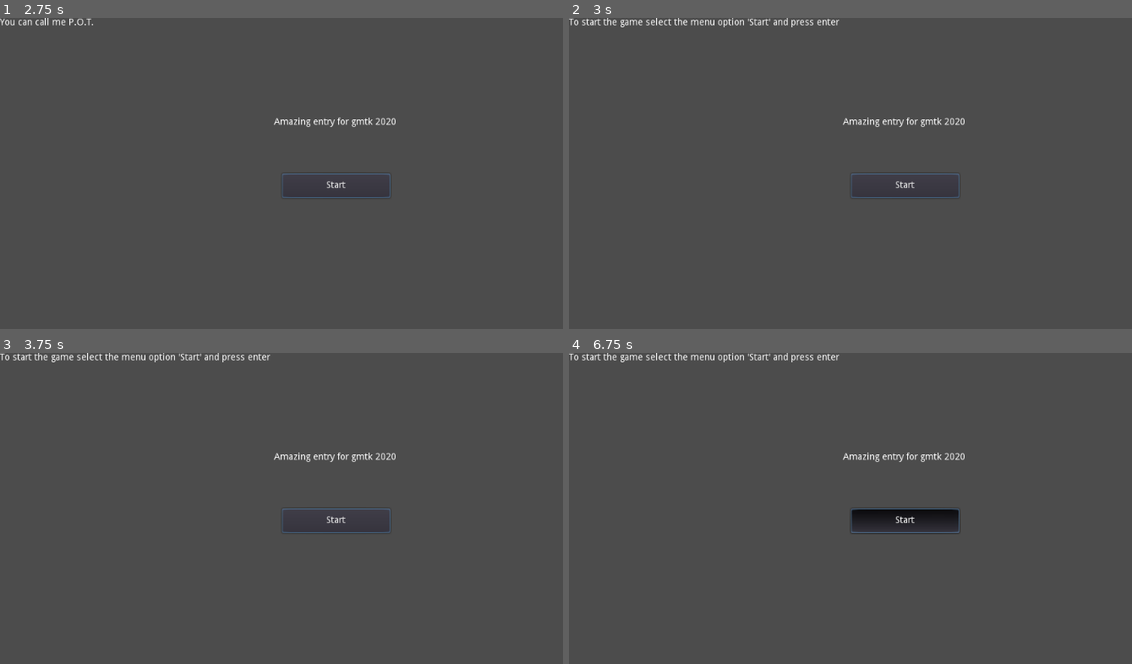
Above: before the commit, frames 1-4 (two rows, left to right).
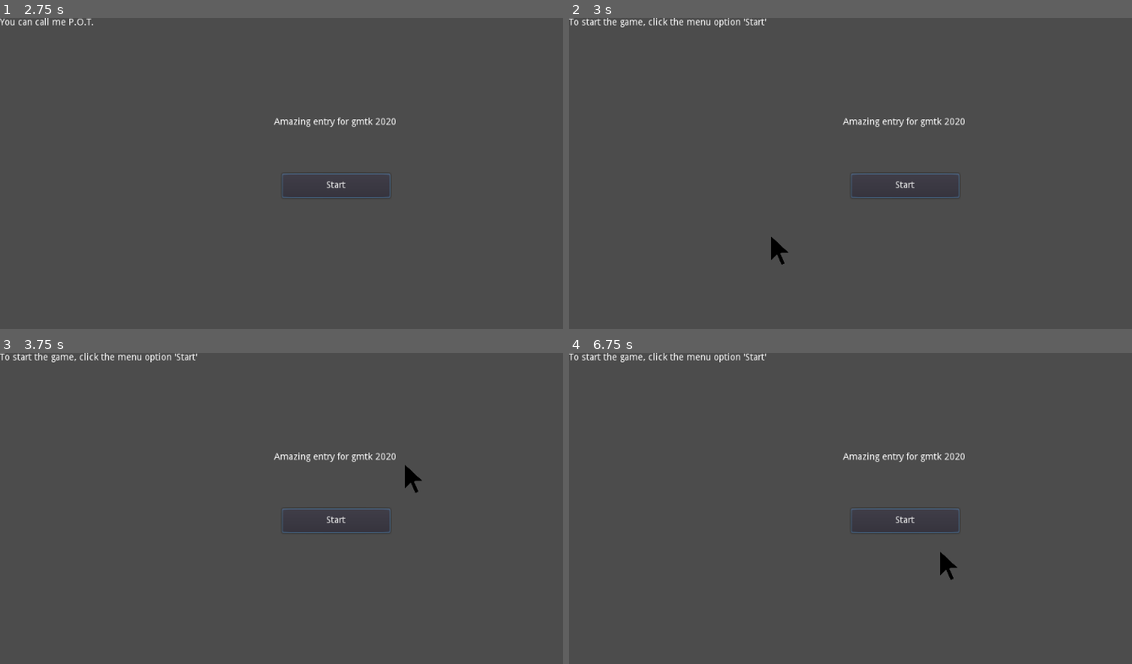
Above: after the commit, the same moments.

Repository: grunkgrunk/gmtk-2020
Game: Godot game, scene res://world.tscn
Two runs of this game, one before a commit and one after it. Both use one fixed random seed, a clock stepped at 60 frames per second and the inputs below. The engine's default icon, where the game draws it, is replaced by a stand-in: a white triangle on a blue panel in a dark square.
Inputs (mouse positions are in pixels of both pictures, inside the frame that each line leads up to):
- Up to frame 1 (2.75 s): click "Start" at 0.5 s; click "Start" at 1.25 s; tap Enter (ui_accept, bound only before the commit) at 2 s; move the mouse to (484, 195) at 2.02 s; hold Right (ui_right) from 2.03 s (still down); hold Enter (ui_accept, bound only before the commit) from 2.03 s (still down)
- Up to frame 2 (3 s): keep holding Right (ui_right); move the mouse to (771, 235) at 2.77 s; release Enter (ui_accept, bound only before the commit) at 2.78 s; tap Enter (ui_accept, bound only before the commit) at 2.85 s
- Up to frame 3 (3.75 s): tap Enter (ui_accept, bound only before the commit) at 3.02, 3.32, 3.5 s; move the mouse to (405, 464) at 3.52 s; release Right (ui_right) at 3.53 s; hold Left (ui_left) from 3.53 s (still down); hold Enter (ui_accept, bound only before the commit) from 3.53 s (still down)
- Up to frame 4 (6.75 s): move the mouse to (873, 629) at 4.27 s; release Left (ui_left) at 4.28 s; release Enter (ui_accept, bound only before the commit) at 4.28 s; hold Right (ui_right) 4.28-5.78 s; tap Enter (ui_accept, bound only before the commit) at 4.35, 4.52, 4.82, 5, 5.85, 6.02, 6.32 s; move the mouse to (1109, 611) at 5.02 s; hold Enter (ui_accept, bound only before the commit) 5.03-5.78 s; move the mouse to (704, 492) at 5.77 s; hold Left (ui_left) 5.78-6.53 s; move the mouse to (940, 552) at 6.52 s; hold Right (ui_right) from 6.53 s (still down); hold Enter (ui_accept, bound only before the commit) from 6.53 s (still down)

Frame 1 is identical in both runs. In frame 2, 0.6% of the frame differs, in the area x 13-49%, y 0-80%; in frame 3, 0.6%; in frame 4, 1.4%, in the area x 13-70%, y 0-73%.
Error before the commit: Invalid get index '3' (on base: 'Array'). (res://tut.gd:17)

Commit message:
lots of stuff

Diff:
--- /dev/null
+++ b/game/G.gd
@@ -0,0 +1,4 @@
+extends Node
+
+
+var paused = true
--- a/game/cursor.gd
+++ b/game/cursor.gd
@@ -9,7 +9,6 @@
 # Called when the node enters the scene tree for the first time.
 func _ready():
 	#Input.set_mouse_mode(Input.MOUSE_MODE_CONFINED)
-	Input.set_mouse_mode(Input.MOUSE_MODE_HIDDEN)
 	pass # Replace with function body.
 
 
@@ -18,7 +17,7 @@
 	position = get_viewport().get_mouse_position()
 
 func left():
-	get_viewport().warp_mouse(Vector2(0,0))
+	pass
 
 func _input(event):
 	if Input.is_action_just_pressed("ui_accept"):
--- /dev/null
+++ b/game/mainGame.gd
@@ -0,0 +1,8 @@
+extends Node2D
+
+
+
+func _on_tut_play():
+
+	$player.playing = true
+	$player/Camera2D.current = true
--- /dev/null
+++ b/game/mainGame.tscn
@@ -0,0 +1,65 @@
+[gd_scene load_steps=8 format=2]
+
+[ext_resource path="res://atlas.png" type="Texture" id=1]
+[ext_resource path="res://icon.png" type="Texture" id=2]
+[ext_resource path="res://player.gd" type="Script" id=3]
+
+[sub_resource type="CapsuleShape2D" id=1]
+
+[sub_resource type="ConvexPolygonShape2D" id=2]
+points = PoolVector2Array( 0, 0, 32, 0, 32, 32, 0, 32 )
+
+[sub_resource type="TileSet" id=3]
+0/name = "atlas.png 0"
+0/texture = ExtResource( 1 )
+0/tex_offset = Vector2( 0, 0 )
+0/modulate = Color( 1, 1, 1, 1 )
+0/region = Rect2( 160, 94, 32, 32 )
+0/tile_mode = 0
+0/occluder_offset = Vector2( 0, 0 )
+0/navigation_offset = Vector2( 0, 0 )
+0/shape_offset = Vector2( 0, 0 )
+0/shape_transform = Transform2D( 1, 0, 0, 1, 0, 0 )
+0/shape = SubResource( 2 )
+0/shape_one_way = false
+0/shape_one_way_margin = 1.0
+0/shapes = [ {
+"autotile_coord": Vector2( 0, 0 ),
+"one_way": false,
+"one_way_margin": 1.0,
+"shape": SubResource( 2 ),
+"shape_transform": Transform2D( 1, 0, 0, 1, 0, 0 )
+} ]
+0/z_index = 0
+
+[sub_resource type="RectangleShape2D" id=4]
+extents = Vector2( 616.928, 10 )
+
+[node name="mainGame" type="Node2D"]
+
+[node name="player" type="KinematicBody2D" parent="."]
+position = Vector2( 383.252, 373.352 )
+script = ExtResource( 3 )
+
+[node name="Camera2D" type="Camera2D" parent="player"]
+position = Vector2( 1.41418, -106.066 )
+zoom = Vector2( 0.5, 0.5 )
+
+[node name="CollisionShape2D" type="CollisionShape2D" parent="player"]
+shape = SubResource( 1 )
+
+[node name="Sprite" type="Sprite" parent="player"]
+scale = Vector2( 0.36, 0.558127 )
+texture = ExtResource( 2 )
+
+[node name="TileMap" type="TileMap" parent="."]
+tile_set = SubResource( 3 )
+cell_size = Vector2( 32, 32 )
+format = 1
+tile_data = PoolIntArray( 1114112, 0, 0, 1114113, 0, 0, 1114114, 0, 0, 1114115, 0, 0, 1114116, 0, 0, 1114117, 0, 0, 1114118, 0, 0, 1114119, 0, 0, 1114120, 0, 0, 1114121, 0, 0, 1114122, 0, 0, 1114123, 0, 0, 1114124, 0, 0, 1114125, 0, 0, 1114126, 0, 0, 1114127, 0, 0, 1114128, 0, 0, 1114129, 0, 0, 1114130, 0, 0, 1114131, 0, 0, 1114132, 0, 0, 1114133, 0, 0, 1114134, 0, 0, 1114135, 0, 0, 1114136, 0, 0, 1114137, 0, 0, 1114138, 0, 0, 1114139, 0, 0, 1114140, 0, 0, 1114141, 0, 0, 1114142, 0, 0, 1114143, 0, 0 )
+
+[node name="StaticBody2D" type="StaticBody2D" parent="."]
+position = Vector2( 516.568, 584.603 )
+
+[node name="CollisionShape2D" type="CollisionShape2D" parent="StaticBody2D"]
+shape = SubResource( 4 )
--- /dev/null
+++ b/game/player.gd
@@ -0,0 +1,54 @@
+extends KinematicBody2D
+
+const MOVE_SPEED = 500
+const JUMP_FORCE = 1000
+const GRAVITY = 50
+const MAX_FALL_SPEED = 1000
+
+#onready var anim_player = $AnimationPlayer
+onready var sprite = $Sprite
+export(bool )var playing = false
+var y_velo = 0
+var facing_right = false
+
+func _physics_process(delta):
+	if not playing:
+		return
+	var move_dir = 0
+	if Input.is_action_pressed("ui_right"):
+		move_dir += 1
+	if Input.is_action_pressed("ui_left"):
+		move_dir -= 1
+
+	move_and_slide(Vector2(move_dir * MOVE_SPEED, y_velo), Vector2(0, -1))
+
+	var grounded = is_on_floor()
+	y_velo += GRAVITY
+	if grounded and Input.is_action_just_pressed("ui_up"):
+		y_velo = -JUMP_FORCE
+	if grounded and y_velo >= 0:
+		y_velo = 5
+	if y_velo > MAX_FALL_SPEED:
+		y_velo = MAX_FALL_SPEED
+
+	if facing_right and move_dir < 0:
+		flip()
+	if !facing_right and move_dir > 0:
+		flip()
+
+	#if grounded:
+#		if move_dir == 0:
+#			play_anim("idle")
+#		else:
+#			play_anim("walk")
+#	else:
+#		play_anim("jump")
+
+func flip():
+	facing_right = !facing_right
+	sprite.flip_h = !sprite.flip_h
+
+#func play_anim(anim_name):
+	#if anim_player.is_playing() and anim_player.current_animation == anim_name:
+#		return
+#anim_player.play(anim_name)
--- a/game/project.godot
+++ b/game/project.godot
@@ -19,6 +19,18 @@
 run/main_scene="res://world.tscn"
 config/icon="res://icon.png"
 
+[input]
+
+ui_accept={
+"deadzone": 0.5,
+"events": [  ]
+}
+continue={
+"deadzone": 0.5,
+"events": [ Object(InputEventKey,"resource_local_to_scene":false,"resource_name":"","device":0,"alt":false,"shift":false,"control":false,"meta":false,"command":false,"pressed":false,"scancode":16777221,"unicode":0,"echo":false,"script":null)
+ ]
+}
+
 [rendering]
 
 environment/default_environment="res://default_env.tres"
--- a/game/start.tscn
+++ b/game/start.tscn
@@ -26,4 +26,7 @@
 margin_right = 600.0
 margin_bottom = 165.0
 text = "Amazing entry for gmtk 2020"
+__meta__ = {
+"_edit_use_anchors_": false
+}
 [connection signal="pressed" from="Button" to="." method="_on_Button_pressed"]
--- a/game/tut.gd
+++ b/game/tut.gd
@@ -1,27 +1,38 @@
 extends Control
 
+signal enter_pressed
+signal start_pressed
+signal play
 var i = 0
-var texts = ["Hello I will be you Personalized Object Tutorial","You can call me P.O.T.", "To start the game select the menu option 'Start' and press enter"]
+export(PackedScene) var cursor_scn
 
-var times_start_pressed = 0
+
+func intro():
+	yield(self, "enter_pressed")
+	t("Hello I will be you Personalized Object Tutorial")
+	yield(self, "enter_pressed")
+	t("You can call me P.O.T.")
+	yield(self, "enter_pressed")
+	t("To start the game, click the menu option 'Start'")
+	get_viewport().warp_mouse(Vector2(0,0))
+	get_parent().add_child(cursor_scn.instance())
+	yield(self, "start_pressed")
+	t("Good job! Now, just do it one more time")
+	get_viewport().warp_mouse(Vector2(0,0))
+	yield(self, "start_pressed")
+	t("Nicely done! Without further ado let's get started!")
+	emit_signal("play")
 
 # Called when the node enters the scene tree for the first time.
 func _ready():
-	pass #  with function body.
+	intro()
 
-
-# Called every frame. 'delta' is the elapsed time since the previous frame.
-#func _process(delta):
-#	pass
-func next():
-	$Text.text = texts[i]
-	i+=1
+func t(s):
+	$Text.text = s
 
 func _input(event):
-	if(event.is_action_pressed("ui_accept")):
-		next()
-
-
+	if(event.is_action_pressed("continue")):
+		emit_signal("enter_pressed")
 
 func _on_start_start_pressed():
-	pass # Replace with function body.
+	emit_signal("start_pressed")
--- a/game/world.gd
+++ b/game/world.gd
@@ -1,20 +1,14 @@
 extends Node2D
 
-
+export(bool) var paused = false
 # Declare member variables here. Examples:
 # var a = 2
 # var b = "text"
 var pos = Vector2()
+func _ready():
+	Input.set_mouse_mode(Input.MOUSE_MODE_HIDDEN)
+	$mainGame.hide()
 
-# Called when the node enters the scene tree for the first time.
-func _ready():
-	pass # Replace with function body.
-
-
-# Called every frame. 'delta' is the elapsed time since the previous frame.
-func _process(delta):
-	#var screen_size = OS.get_screen_size()
-	#var window_size = OS.get_window_size()
-	#OS.set_window_position(pos)
-	#pos += Vector2(1, 0)
-	pass
+func _on_tut_play():
+	$ui.hide()
+	$mainGame.show()
--- a/game/world.tscn
+++ b/game/world.tscn
@@ -1,13 +1,29 @@
-[gd_scene load_steps=4 format=2]
+[gd_scene load_steps=7 format=2]
 
+[ext_resource path="res://cursor.tscn" type="PackedScene" id=1]
 [ext_resource path="res://start.tscn" type="PackedScene" id=2]
 [ext_resource path="res://world.gd" type="Script" id=3]
 [ext_resource path="res://tut.tscn" type="PackedScene" id=4]
+[ext_resource path="res://mainGame.gd" type="Script" id=5]
+[ext_resource path="res://mainGame.tscn" type="PackedScene" id=6]
 
 [node name="world" type="Node2D"]
 script = ExtResource( 3 )
 
-[node name="start" parent="." instance=ExtResource( 2 )]
+[node name="ui" type="Control" parent="."]
+margin_right = 40.0
+margin_bottom = 40.0
+__meta__ = {
+"_edit_use_anchors_": false
+}
+
+[node name="start" parent="ui" instance=ExtResource( 2 )]
 
 [node name="tut" parent="." instance=ExtResource( 4 )]
-[connection signal="start_pressed" from="start" to="tut" method="_on_start_start_pressed"]
+cursor_scn = ExtResource( 1 )
+
+[node name="mainGame" parent="." instance=ExtResource( 6 )]
+script = ExtResource( 5 )
+[connection signal="start_pressed" from="ui/start" to="tut" method="_on_start_start_pressed"]
+[connection signal="play" from="tut" to="." method="_on_tut_play"]
+[connection signal="play" from="tut" to="mainGame" method="_on_tut_play"]
Binary file added: game/atlas.png
Not shown, added: game/atlas.png.import
